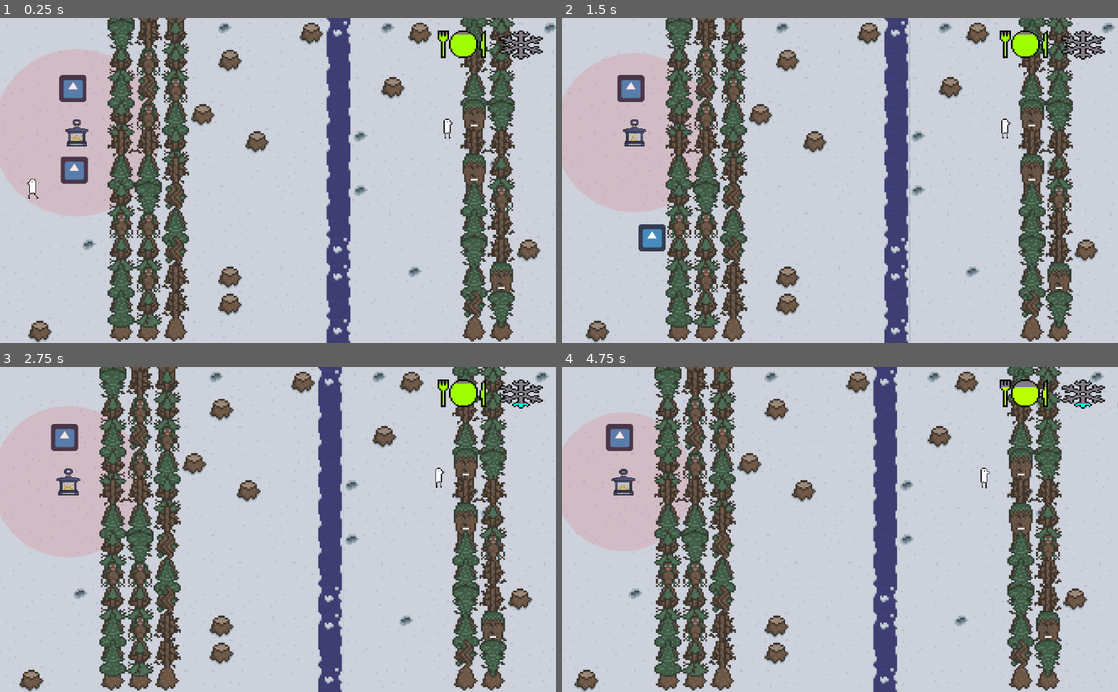
Above: before the commit, frames 1-4 (two rows, left to right).
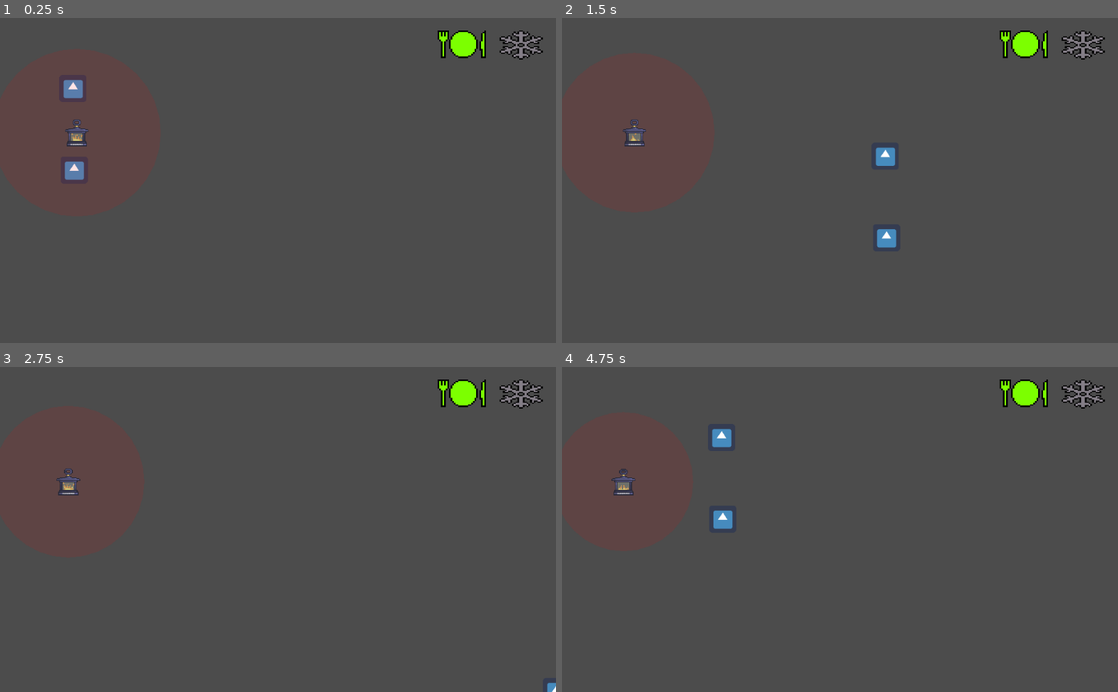
Above: after the commit, the same moments.

Repository: rchin157/gamejamNov2020
Game: Godot game, scene res://Level/Level.tscn
Two runs of this game, one before a commit and one after it. Both use one fixed random seed, a clock stepped at 60 frames per second and the inputs below. The project has no main scene, so this scene is started directly. The engine's default icon, where the game draws it, is replaced by a stand-in: a white triangle on a blue panel in a dark square. Sound files missing from this copy of the repository are replaced by a short silence.
Inputs:
- Up to frame 1 (0.25 s): no input
- Up to frame 2 (1.5 s): tap Enter (ui_accept) at 0.5, 0.77 s; hold Right (ui_right) 0.53-1.28 s; hold Down (ui_down) from 1.28 s (still down)
- Up to frame 3 (2.75 s): tap Enter (ui_accept) at 1.52 s; release Down (ui_down) at 2.03 s; hold Right (ui_right) from 2.03 s (still down)
- Up to frame 4 (4.75 s): release Right (ui_right) at 2.78 s; hold Up (ui_up) 2.78-3.53 s; tap Enter (ui_accept) at 3.02, 3.77, 4.52 s; hold Left (ui_left) from 3.53 s (still down)

The runs differ from the first frame. In frame 1, 93% of the frame differs, in the area x 0-100%, y 0-100%; in frame 2, 93%; in frame 3, 93%; in frame 4, 93%.
Error after the commit: Invalid set index 'seed' (on base: 'RandomNumberGenerator') with value of type 'Nil'. (res://Scripts/Level.gd:102)

Commit message:
further multiplayer work

Diff:
--- a/Scripts/Level.gd
+++ b/Scripts/Level.gd
@@ -99,7 +99,7 @@
 
 # Called when the node enters the scene tree for the first time.
 func _ready():
-	rng.seed = 0
+	rng.seed = MultiplayerManager.random_seed
 	initNoise()
 	generateInitialTiles()
 	if(MultiplayerManager.is_server):
--- a/Scripts/LevelEntity.gd
+++ b/Scripts/LevelEntity.gd
@@ -29,6 +29,10 @@
 func actionStopped():
 	pass
 
+func action_finish_remote():
+	var index = MultiplayerManager.in_world.find(self)
+	MultiplayerManager.rpc("levelEntityAction",index)
+
 func sendPositionDelta():
 	var index = MultiplayerManager.in_world.find(self)
 	var pos = get_position();
--- a/Scripts/MultiplayerManage.gd
+++ b/Scripts/MultiplayerManage.gd
@@ -12,6 +12,7 @@
 var listeningPlayer;
 var in_world = [];
 var itemSpawner
+var random_seed;
 
 # Called when the node enters the scene tree for the first time.
 func _ready():
@@ -28,6 +29,8 @@
 	peer = NetworkedMultiplayerENet.new();
 	peer.create_server(port, 1);
 	get_tree().network_peer = peer;
+	randomize();
+	random_seed = randi()
 	is_server = true;
 
 func createClient(Ip: String):
@@ -39,10 +42,10 @@
 	# Called on both clients and server when a peer connects. Send my info to it.
 	if(is_server):
 		rpc("add_to_lobby",id,0)
+		rpc("setSeed",random_seed)
 	else:
 		rpc("add_to_lobby",id,1)
 		openingMenu.set_player(id,1);
-
 
 func _player_disconnected(gid):
 	pass
@@ -60,12 +63,18 @@
 	openingMenu.set_player(id,num);
 	pass
 
+remote func setSeed(Seed):
+	random_seed = Seed;
+
 remote func update_player_pos(px: float, py: float):
 	listeningPlayer.update_position(px,py)
 	pass
 
 remote func update_object_position(index: int, px: float, py: float):
 	in_world[index].set_position(Vector2(px,py));
+
+remote func levelEntityAction(index):
+	in_world[index].action_finish();
 
 remote func toggleSound(index, state):
 	if(state):
